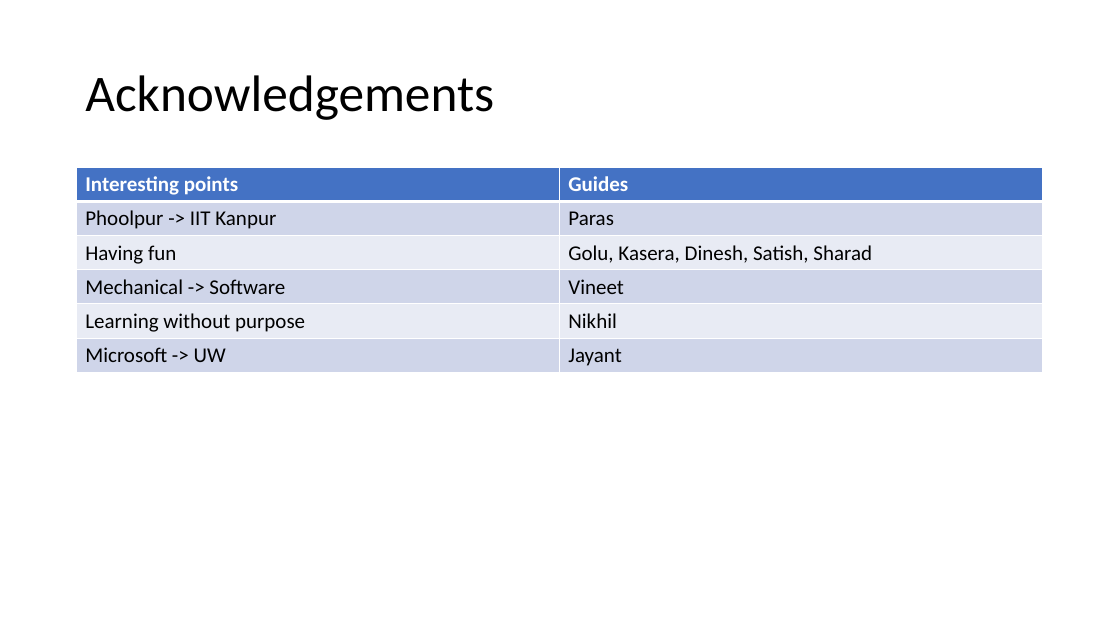
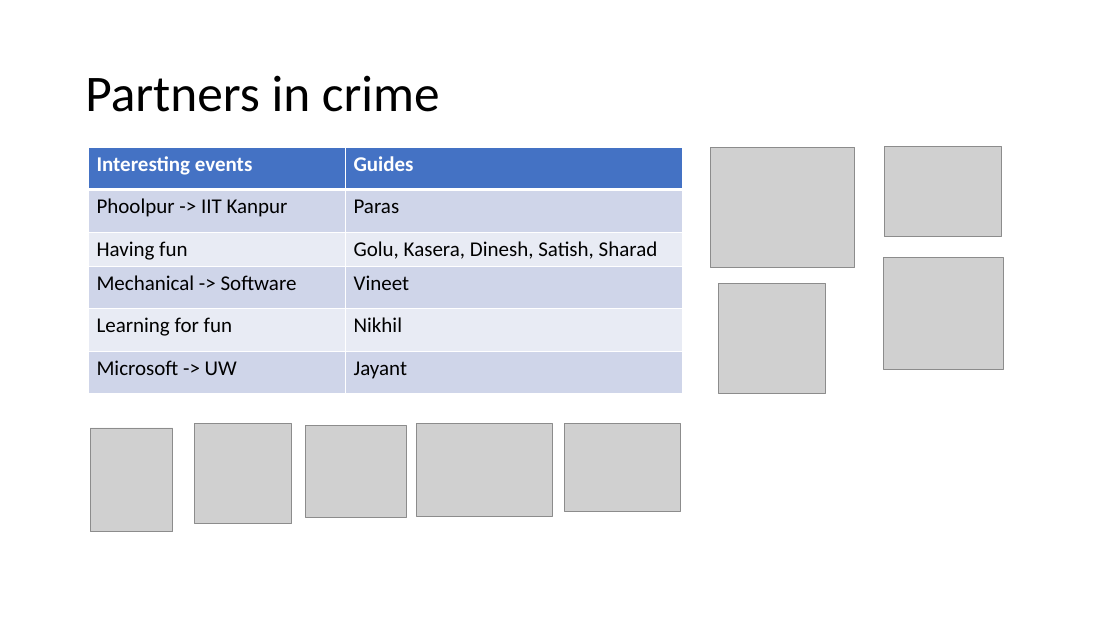
Before and after one commit to pankajksingh/play, a slide deck: slide 4 of src/fseq/iitk/IITK_Talk.pptx. Drawn at 1120x630 pixels with LibreOffice and Linux fonts; fonts in the diff are those of the drawing; grey boxes stand for pictures. Boxes give left, top, right and bottom in pixels: in the first picture for what was removed or moved away, otherwise in the second. Text is boxed around its words. In the diff, an @@ line names an element or a change of style, - is before the commit and + after.

```diff
--- a/src/fseq/iitk/IITK_Talk.pptx
+++ b/src/fseq/iitk/IITK_Talk.pptx
@@ title at (85, 75, 440, 112): text changed @@
-Acknowledgements
+Partners in crime
@@ table at (88, 147, 683, 393) @@
-row 1, column 1: Interesting points
+row 1, column 1: Interesting events
-row 5, column 1: Learning without purpose
+row 5, column 1: Learning for fun
@@ table: place and size @@
-table at (77, 168, 1044, 372)
+table at (88, 147, 683, 393)
@@ picture added at (711, 147, 855, 268) @@
@@ picture added at (885, 147, 1002, 237) @@
@@ picture added at (884, 258, 1004, 370) @@
@@ picture added at (719, 284, 826, 394) @@
@@ picture added at (90, 429, 173, 533) @@
@@ picture added at (195, 423, 292, 524) @@
@@ picture added at (306, 426, 407, 518) @@
@@ picture added at (417, 423, 552, 516) @@
@@ picture added at (565, 423, 681, 512) @@
```
Also in this commit, not shown: 1 other slide changed.
